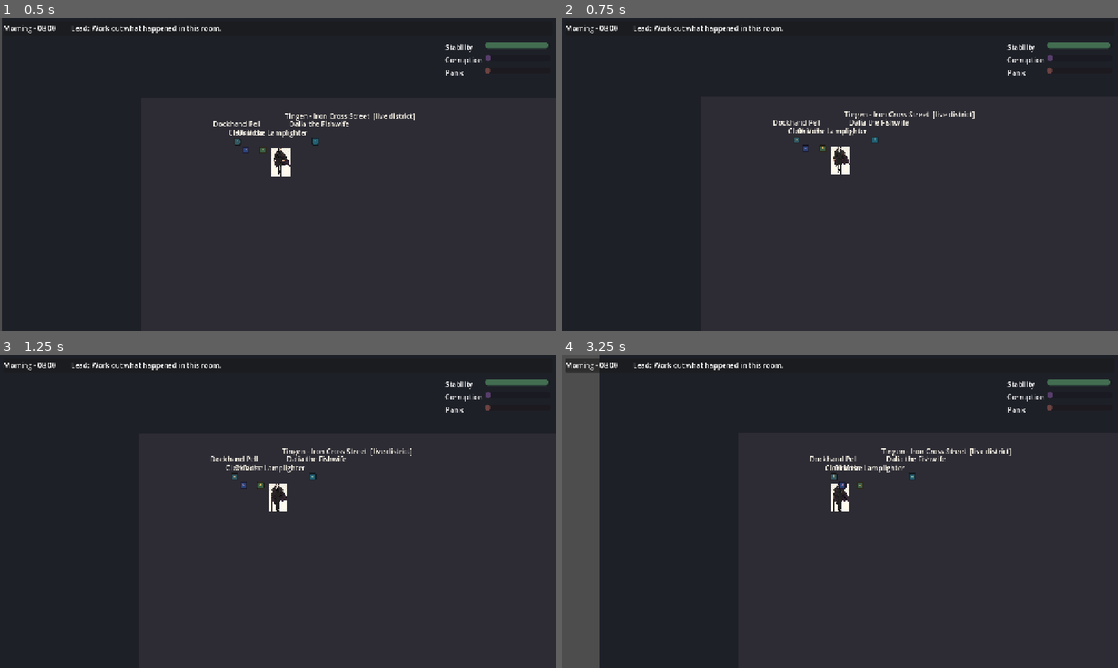
Above: before the commit, frames 1-4 (two rows, left to right).
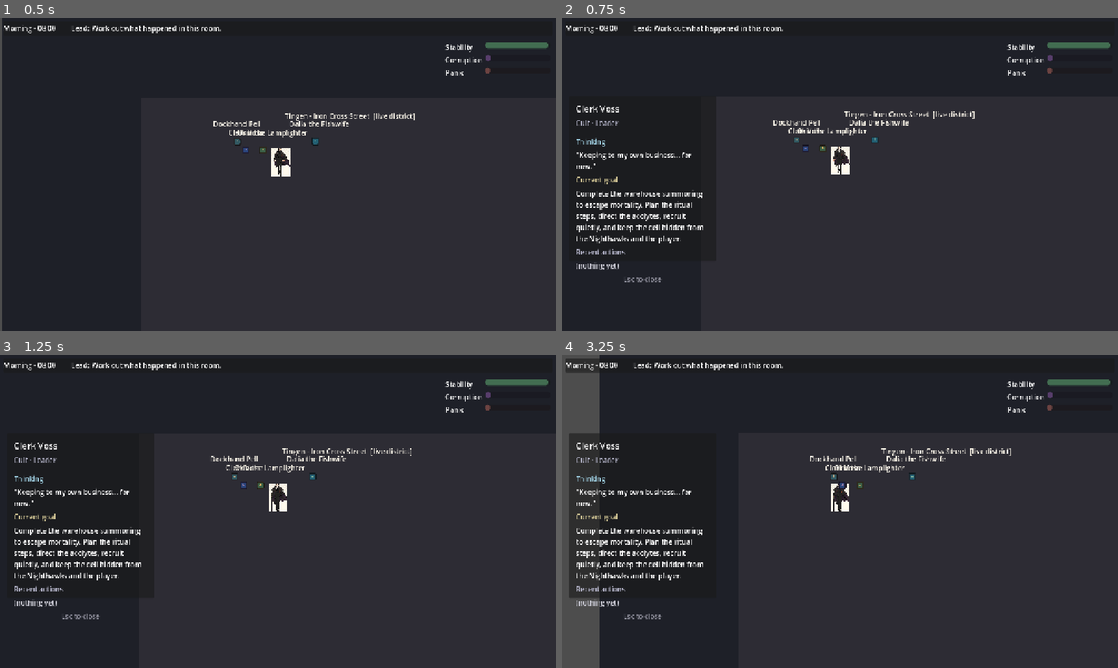
Above: after the commit, the same moments.

Repository: MaEnqiMark/Tingen-Game
Game: Godot game, scene res://scenes/Main.tscn
Same seed, same stepped clock (60 frames per second), same inputs: the game is played once before the commit and once after it. The engine's default icon, where the game draws it, is replaced by a stand-in: a white triangle on a blue panel in a dark square.
Inputs (mouse positions are in pixels of both pictures, inside the frame that each line leads up to):
- Up to frame 1 (0.5 s): no input
- Up to frame 2 (0.75 s): drag from (806, 149) to (895, 105) at 0.52 s
- Up to frame 3 (1.25 s): no input
- Up to frame 4 (3.25 s): tap Enter at 1.25 s; drag from (873, 477) to (812, 574) at 1.27 s; tap Space at 2 s; move the mouse to (823, 486) at 2.02 s; hold A (move_left) 2.03-2.75 s; hold E (interact) 2.03-2.75 s; click (823, 486) at 2.17 s; drag from (828, 477) to (673, 464) at 2.77 s

Frame 1 is identical in both runs. In frame 2, 1.7% of the frame differs, in the area x 2-26%, y 28-85%; in frame 3, 1.7%; in frame 4, 4.0%, in the area x 1-26%, y 25-85%.

Commit message:
feat(ui): character card — click an NPC to read its thought, goal, recent actions
CharacterCard opens on WorldState.inspect_requested, shows the agent live
thought (describe_thought), current goal (intent) and last actions
(short_memory), and refreshes on each EventBus event while open. Instanced in
the HUD.

Co-Authored-By: Claude Opus 4.7 <noreply@anthropic.com>

Diff:
--- /dev/null
+++ b/tingen/src/CharacterCard.gd
@@ -0,0 +1,58 @@
+extends Panel
+## Inspect card for one Agent (GDD §15). Opened by clicking an NPC
+## (WorldState.inspect_requested). Shows the agent's live thought, current goal (its
+## long-horizon intent) and recent actions, refreshing while open as beats advance.
+
+@onready var _name: Label = $Margin/Body/Name
+@onready var _sub: Label = $Margin/Body/Sub
+@onready var _thought: Label = $Margin/Body/Thought
+@onready var _goal: Label = $Margin/Body/Goal
+@onready var _actions: VBoxContainer = $Margin/Body/Actions
+
+var _agent_id: String = ""
+
+func _ready() -> void:
+	visible = false
+	WorldState.inspect_requested.connect(_open)
+	EventBus.event_logged.connect(func(_e): if visible: _refresh())
+
+func shows_agent(id: String) -> bool:
+	return visible and _agent_id == id
+
+func _open(agent_id: String) -> void:
+	_agent_id = agent_id
+	visible = true
+	_refresh()
+
+func close() -> void:
+	visible = false
+
+func _refresh() -> void:
+	var a = Agents.get_agent(_agent_id)
+	if a == null:
+		visible = false
+		return
+	_name.text = a.display_name
+	_sub.text = "%s · %s" % [String(a.faction).capitalize(), String(a.role).capitalize()]
+	_thought.text = "\"%s\"" % a.describe_thought()
+	_goal.text = a.intent
+	for c in _actions.get_children():
+		c.queue_free()
+	var recent: Array = a.short_memory.slice(maxi(0, a.short_memory.size() - 5))
+	if recent.is_empty():
+		_add_action("(nothing yet)")
+	else:
+		for entry in recent:
+			_add_action("• " + String(entry))
+
+func _add_action(text: String) -> void:
+	var l := Label.new()
+	l.text = text
+	l.autowrap_mode = TextServer.AUTOWRAP_WORD_SMART
+	l.add_theme_color_override("font_color", Color(0.78, 0.78, 0.82))
+	_actions.add_child(l)
+
+func _unhandled_input(event: InputEvent) -> void:
+	if visible and event.is_action_pressed("ui_cancel"):
+		close()
+		get_viewport().set_input_as_handled()
--- a/tingen/tests/run_tests.gd
+++ b/tingen/tests/run_tests.gd
@@ -49,6 +49,7 @@
 	_test_summoning_countdown_and_climax()
 	await _test_npc_binds_to_agent()
 	_test_inspect_signal()
+	await _test_character_card_opens()
 	await _test_live_district_wiring()
 	_test_occult_divination()
 	_test_divination_hints_never_name_site()
@@ -667,6 +668,22 @@
 	WS.inspect_requested.emit("clerk_voss")
 	_ok(got == ["clerk_voss"], "inspect_requested carries the agent id")
 	WS.inspect_requested.disconnect(cb)
+
+func _test_character_card_opens() -> void:
+	print("[character card]")
+	var Ag: Object = root.get_node("/root/Agents"); Ag.rebuild()
+	var WS: Object = root.get_node("/root/WorldState")
+	var id: String = Ag.all()[0].id
+	var card = load("res://ui/CharacterCard.tscn").instantiate()
+	root.add_child(card)
+	await process_frame
+	_ok(not card.visible, "card hidden by default")
+	WS.inspect_requested.emit(id)
+	await process_frame
+	_ok(card.visible, "card opens on inspect_requested")
+	_ok(card.shows_agent(id), "card is showing the inspected agent")
+	card.queue_free()
+	await process_frame
 
 func _test_live_district_wiring() -> void:
 	print("[live district]")
--- /dev/null
+++ b/tingen/ui/CharacterCard.tscn
@@ -0,0 +1,62 @@
+[gd_scene load_steps=2 format=3 uid="uid://b1tngncard0001"]
+
+[ext_resource type="Script" path="res://src/CharacterCard.gd" id="1"]
+
+[node name="CharacterCard" type="Panel"]
+anchor_top = 0.5
+anchor_bottom = 0.5
+offset_left = 16.0
+offset_top = -180.0
+offset_right = 356.0
+offset_bottom = 200.0
+grow_vertical = 2
+script = ExtResource("1")
+
+[node name="Margin" type="MarginContainer" parent="."]
+anchor_right = 1.0
+anchor_bottom = 1.0
+theme_override_constants/margin_left = 16
+theme_override_constants/margin_top = 14
+theme_override_constants/margin_right = 16
+theme_override_constants/margin_bottom = 14
+
+[node name="Body" type="VBoxContainer" parent="Margin"]
+theme_override_constants/separation = 8
+
+[node name="Name" type="Label" parent="Margin/Body"]
+text = "Name"
+theme_override_font_sizes/font_size = 20
+
+[node name="Sub" type="Label" parent="Margin/Body"]
+text = "Faction · Role"
+theme_override_colors/font_color = Color(0.7, 0.7, 0.78, 1)
+
+[node name="Sep1" type="HSeparator" parent="Margin/Body"]
+
+[node name="ThoughtLabel" type="Label" parent="Margin/Body"]
+text = "Thinking"
+theme_override_colors/font_color = Color(0.6, 0.78, 0.85, 1)
+
+[node name="Thought" type="Label" parent="Margin/Body"]
+text = ""
+autowrap_mode = 2
+
+[node name="GoalLabel" type="Label" parent="Margin/Body"]
+text = "Current goal"
+theme_override_colors/font_color = Color(0.85, 0.8, 0.6, 1)
+
+[node name="Goal" type="Label" parent="Margin/Body"]
+text = ""
+autowrap_mode = 2
+
+[node name="ActionsLabel" type="Label" parent="Margin/Body"]
+text = "Recent actions"
+theme_override_colors/font_color = Color(0.7, 0.7, 0.78, 1)
+
+[node name="Actions" type="VBoxContainer" parent="Margin/Body"]
+theme_override_constants/separation = 2
+
+[node name="Hint" type="Label" parent="Margin/Body"]
+text = "Esc to close"
+theme_override_colors/font_color = Color(0.55, 0.55, 0.6, 1)
+horizontal_alignment = 1
--- a/tingen/ui/HUD.tscn
+++ b/tingen/ui/HUD.tscn
@@ -1,10 +1,11 @@
-[gd_scene load_steps=6 format=3 uid="uid://b1tngnhud00001"]
+[gd_scene load_steps=7 format=3 uid="uid://b1tngnhud00001"]
 
 [ext_resource type="Script" path="res://src/HUD.gd" id="1"]
 [ext_resource type="PackedScene" path="res://ui/InvestigationBoard.tscn" id="2"]
 [ext_resource type="PackedScene" path="res://ui/DialoguePanel.tscn" id="3"]
 [ext_resource type="PackedScene" path="res://ui/Toasts.tscn" id="4"]
 [ext_resource type="PackedScene" path="res://ui/DistrictMap.tscn" id="5"]
+[ext_resource type="PackedScene" path="res://ui/CharacterCard.tscn" id="6"]
 
 [node name="HUD" type="Control"]
 anchor_right = 1.0
@@ -122,3 +123,6 @@
 
 [node name="DistrictMap" parent="." instance=ExtResource("5")]
 visible = false
+
+[node name="CharacterCard" parent="." instance=ExtResource("6")]
+visible = false
